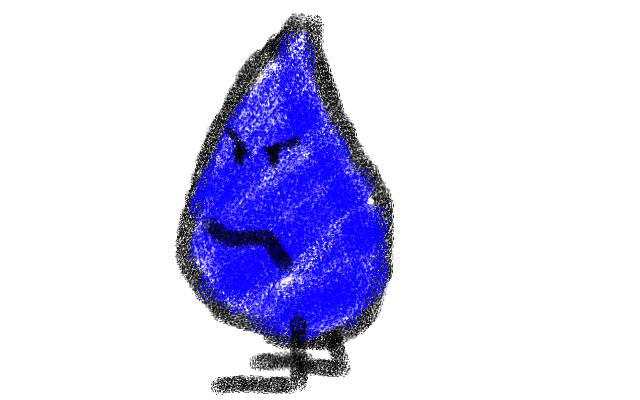
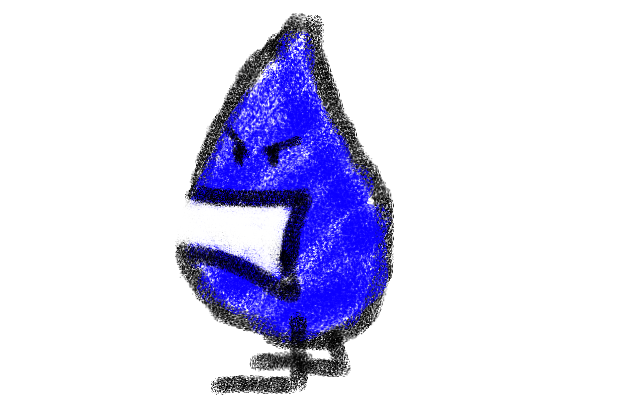
Layered file, before and after one edit (640 × 400). Changes by layer:
removed layer "Walk_template.png #1" over (175, 184, 313, 304)
added layer "Layer" above "Walk06.png" over (182, 184, 313, 304)
added layer "Walk06.png" over (175, 184, 313, 304)
